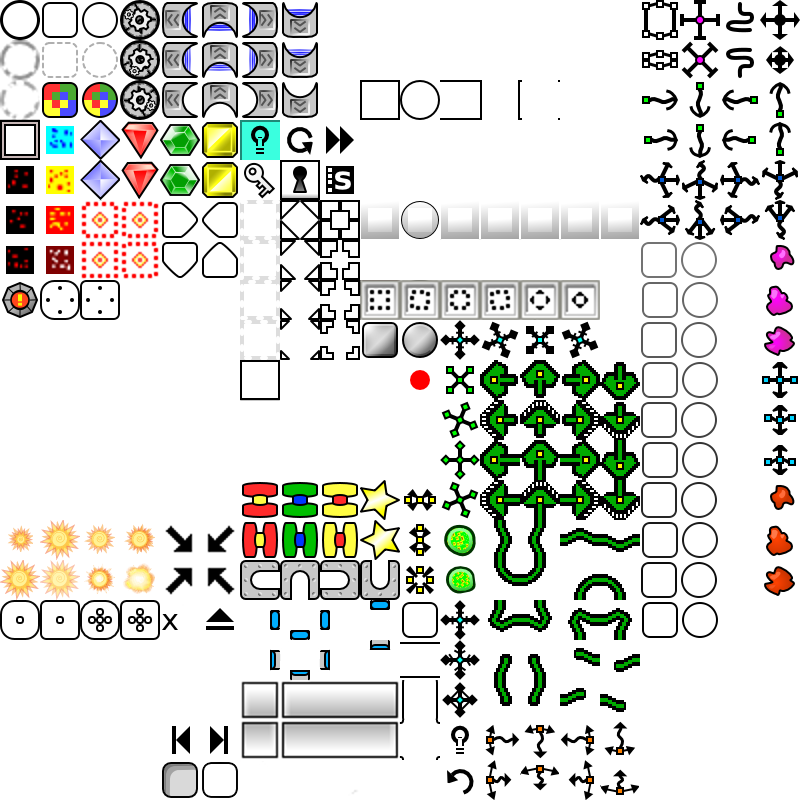
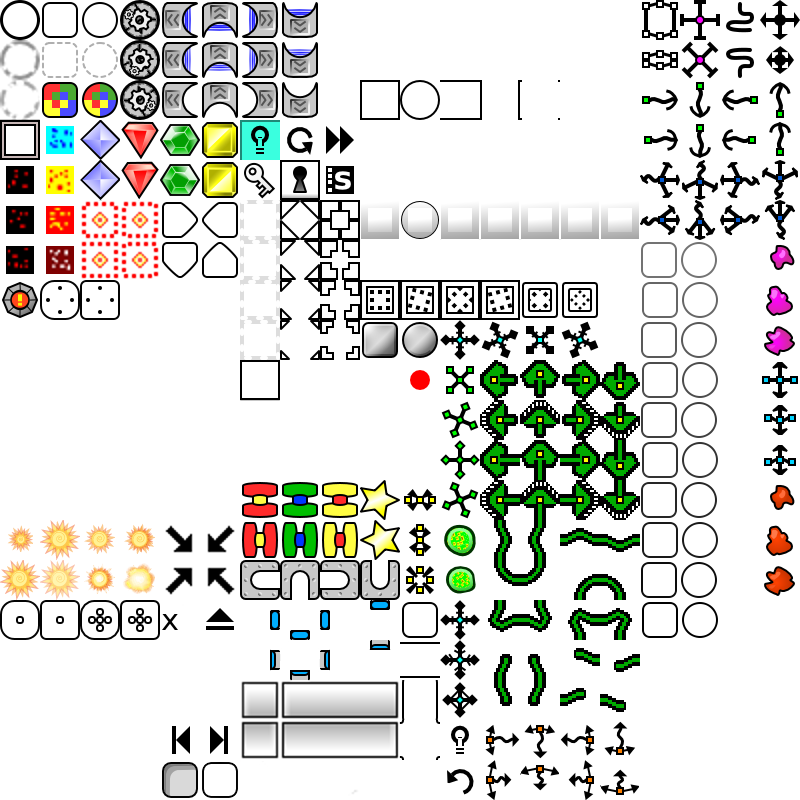
Before/after of a 800 × 800 layered artwork. What changed in the layer stack:
painted on "Capa nueva#1" over left=360, top=280, right=600, bottom=320
